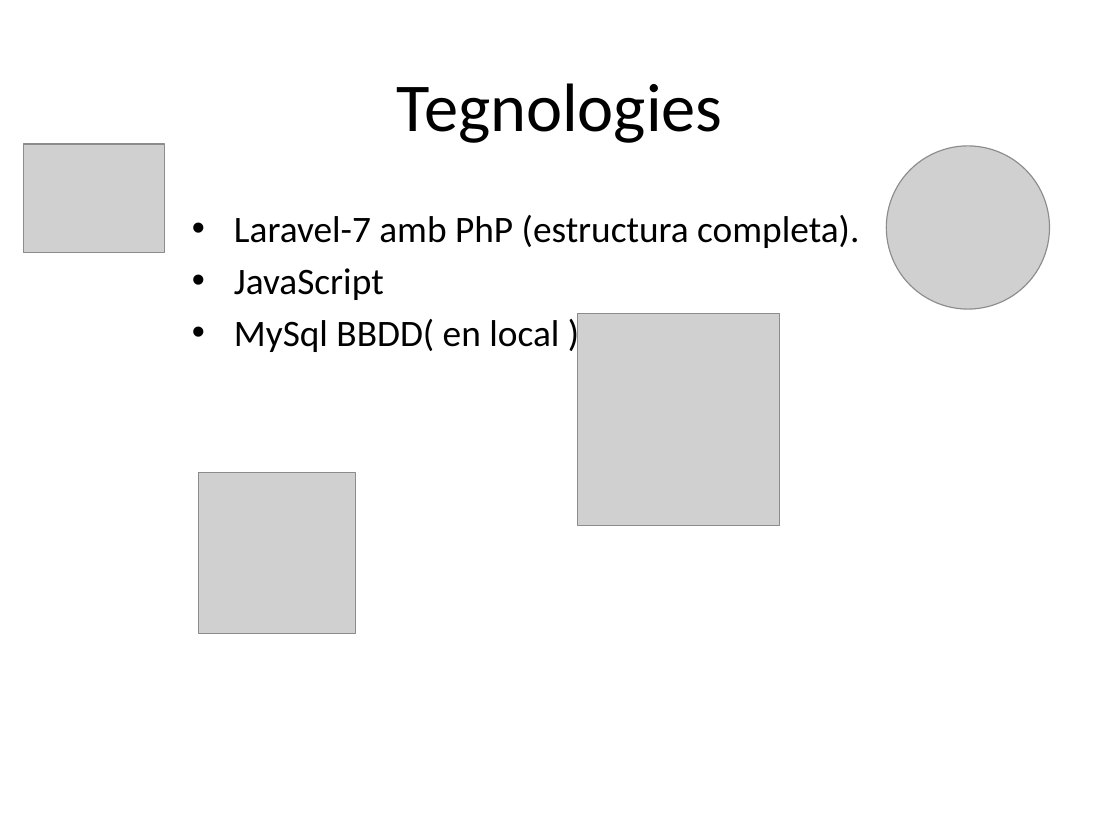
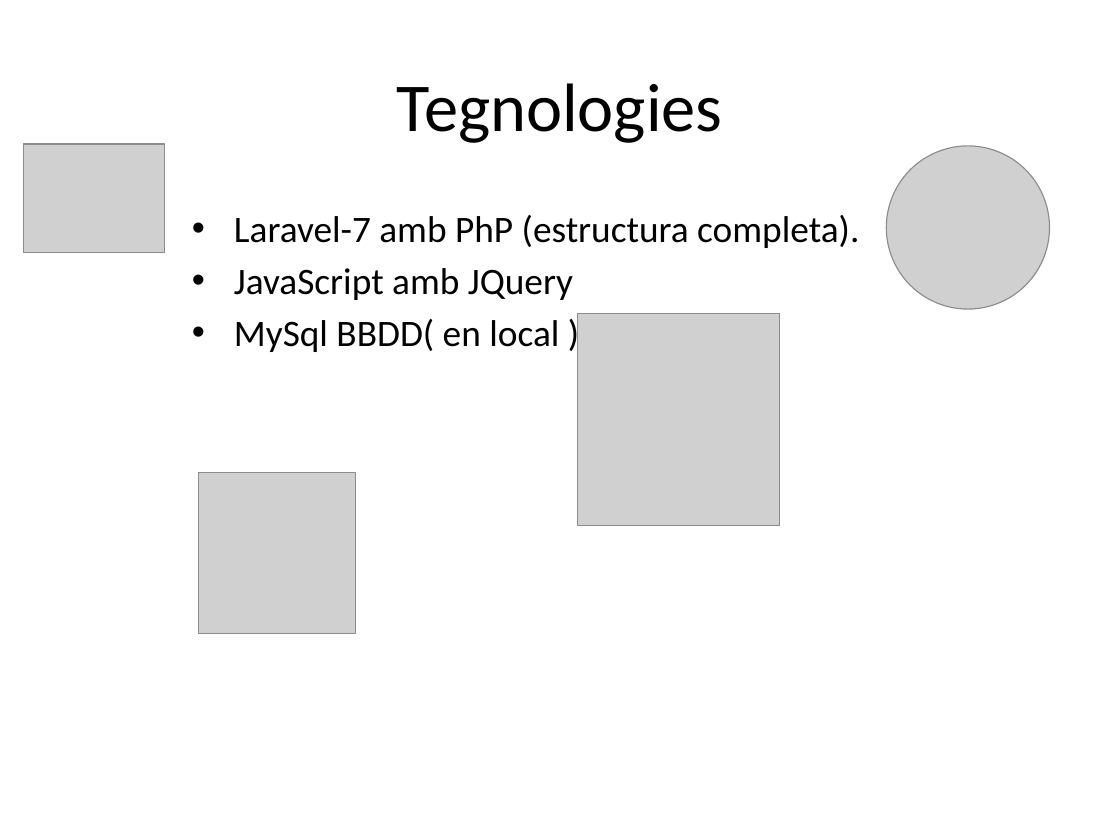
Before and after one commit to nilarrus/VisualMemory, a slide deck: slide 2 of Docs/Visual Memory.pptx. Drawn at 1120x840 pixels with LibreOffice and Linux fonts; fonts in the diff are those of the drawing; grey boxes stand for pictures. Boxes give left, top, right and bottom in pixels: in the first picture for what was removed or moved away, otherwise in the second. Text is boxed around its words. In the diff, an @@ line names an element or a change of style, - is before the commit and + after.

Commit message:
powerp

```diff
--- a/Docs/Visual Memory.pptx
+++ b/Docs/Visual Memory.pptx
@@ text at (234,268,573,300): text changed @@
-• JavaScript
+• JavaScript amb JQuery
```
